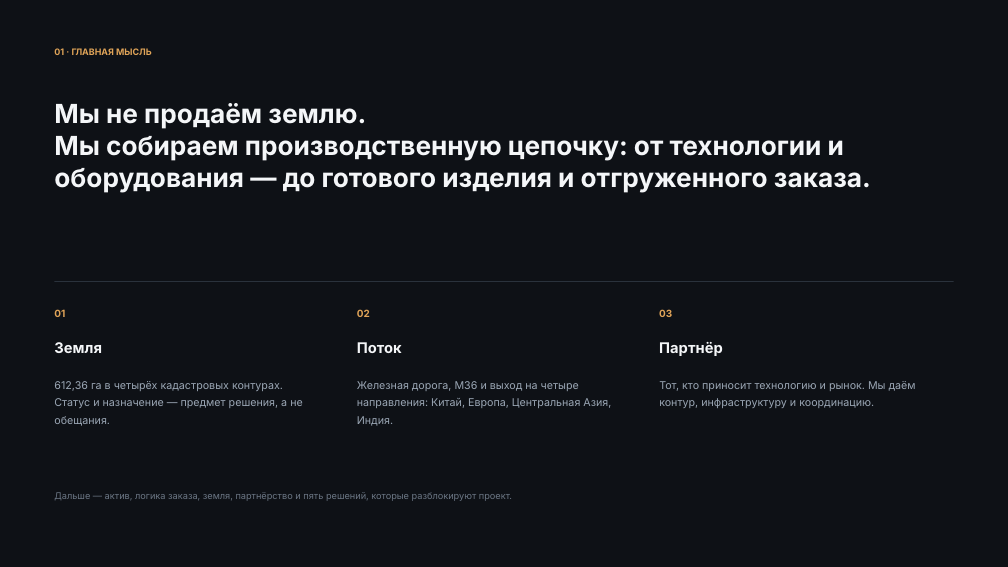
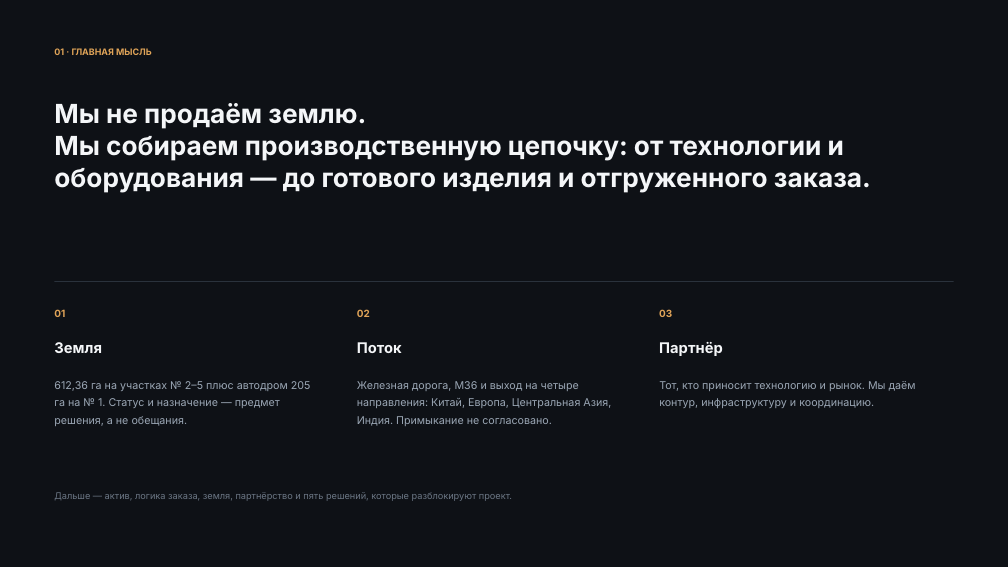
Before and after one commit to q984q/pr123, a slide deck: slide 2 of Sokol_единая_колода_v2.pptx. Drawn at 1008x567 pixels with LibreOffice and Linux fonts; fonts in the diff are those of the drawing. Boxes give left, top, right and bottom in pixels: in the first picture for what was removed or moved away, otherwise in the second. Text is boxed around its words. In the diff, an @@ line names an element or a change of style, - is before the commit and + after.

Commit message:
Сверка колоды со всеми 308 слайдами исходников: шесть кластеров, баланс 612,36 га, слайд четырёх балансов

```diff
--- a/Sokol_единая_колода_v2.pptx
+++ b/Sokol_единая_колода_v2.pptx
@@ text at [54,381,311,426]: text changed @@
-612,36 га в четырёх кадастровых контурах. Статус и назначение — предмет решения, а не обещания.
+612,36 га на участках № 2–5 плюс автодром 205 га на № 1. Статус и назначение — предмет решения, а не обещания.
@@ text at [357,381,611,426]: text changed @@
-Железная дорога, M36 и выход на четыре направления: Китай, Европа, Центральная Азия, Индия.
+Железная дорога, M36 и выход на четыре направления: Китай, Европа, Центральная Азия, Индия. Примыкание не согласовано.
```
Also in this commit, not shown: 5 other slides changed, 3 slides added, 2 slides removed, 2 other files.
